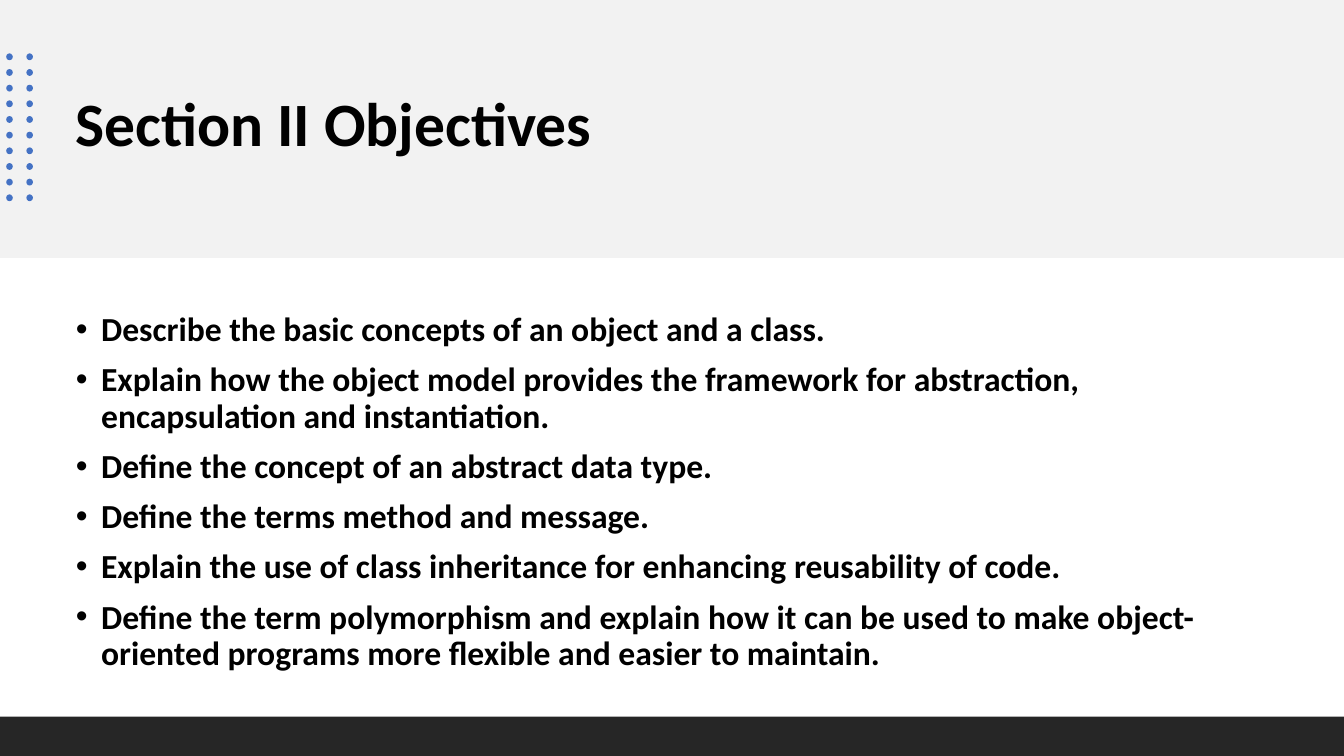
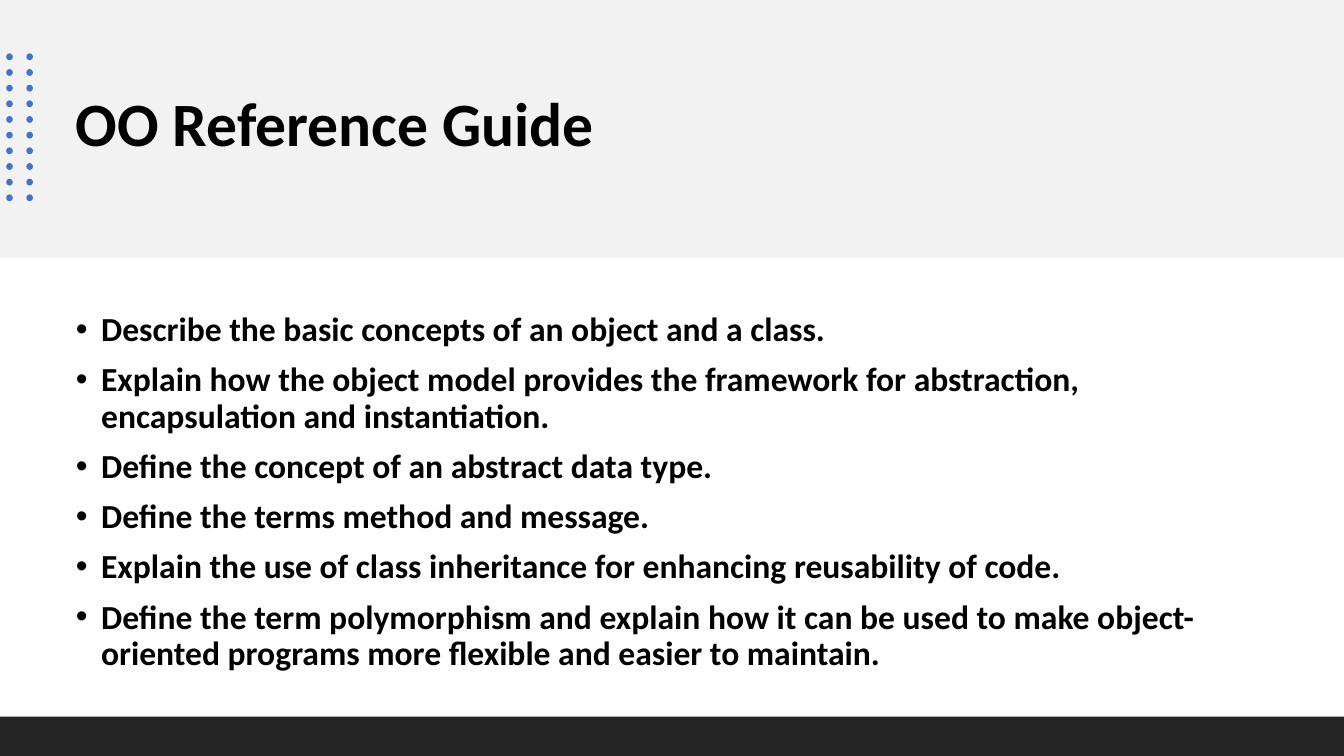
Before and after one commit to andrew-scoppa/cpp-oop, a slide deck: slide 20 of instructor-slides/mod01 C++ Primer & Object Oriented Concepts/Chapter 1.pptx. Drawn at 1344x756 pixels with LibreOffice and Linux fonts; fonts in the diff are those of the drawing. Boxes give left, top, right and bottom in pixels: in the first picture for what was removed or moved away, otherwise in the second. Text is boxed around its words. In the diff, an @@ line names an element or a change of style, - is before the commit and + after.

```diff
--- a/instructor-slides/mod01 C++ Primer & Object Oriented Concepts/Chapter 1.pptx
+++ b/instructor-slides/mod01 C++ Primer & Object Oriented Concepts/Chapter 1.pptx
@@ title at (76,102,593,147): text changed @@
-Section II Objectives
+OO Reference Guide
```
Also in this commit, not shown: 4 other slides changed, 1 other file.
